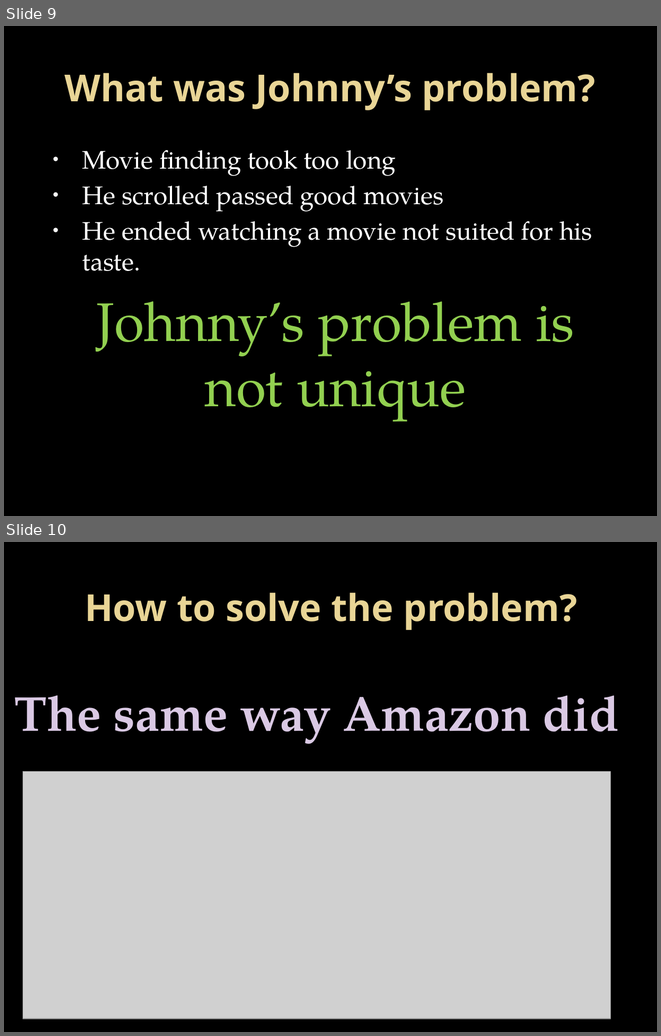
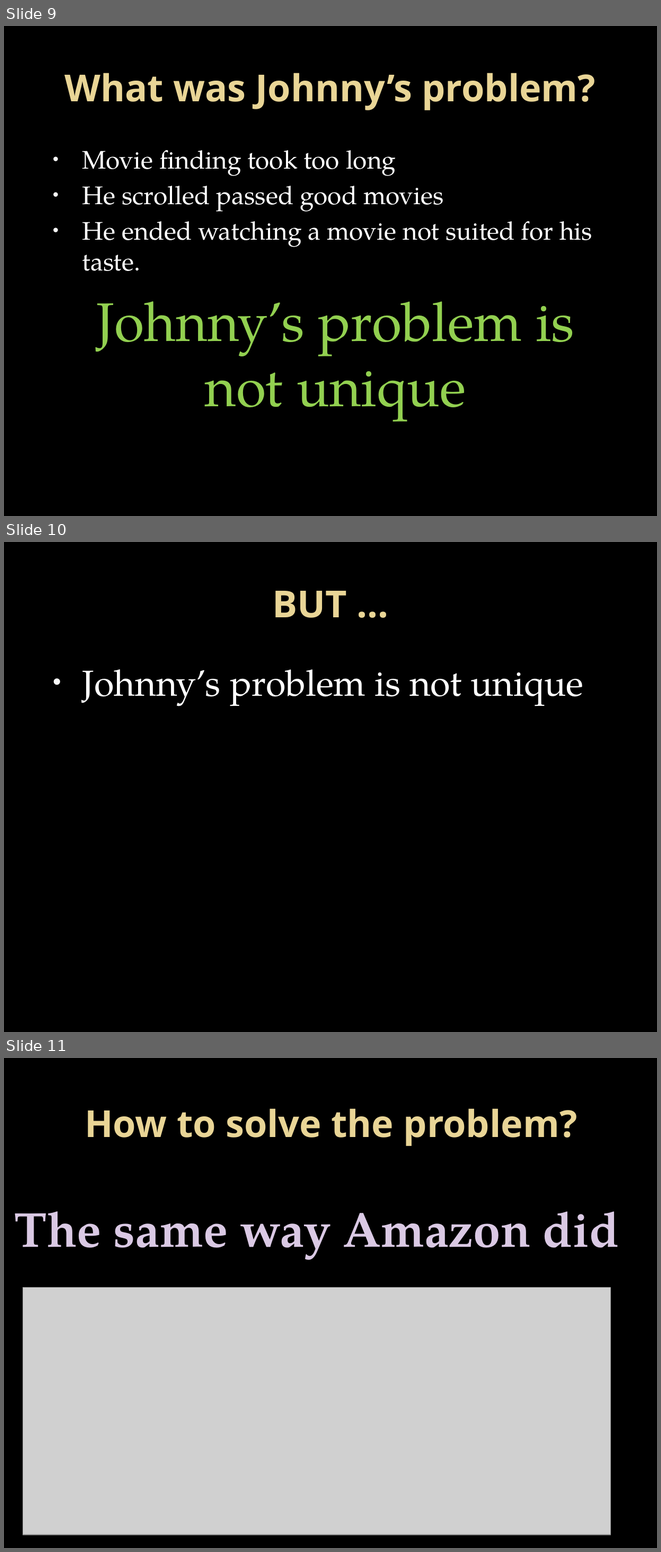
Before and after one commit to stanjaak123/Netflix-Recommender-using-Unsupervised-Machine-Learning-Clustering-, a slide deck: Presentation_slides.pptx. Shown one above the other, each under a label of ours: slides 9 and 10 before the commit, slides 9, 10 and 11 after it. The pictures are 661x1036 and 661x1552 pixels, drawn with LibreOffice and Linux fonts; fonts in the diff are those of the drawing; grey boxes stand for pictures; background and template pictures are left out. Boxes give left, top, right and bottom in pixels: in the first picture for what was removed or moved away, otherwise in the second. Text is boxed around its words. In the diff, an @@ line names an element or a change of style, - is before the commit and + after.

```diff
--- a/Presentation_slides.pptx
+++ b/Presentation_slides.pptx
@@ slide 10 added at [4, 542, 657, 1032], background picture (left out) @@
@@ title added at [272, 591, 347, 618], 41 pt, text gradient #EAD696 to #E7D081, bold @@
+BUT …
@@ text added at [82, 669, 584, 706], 40 pt, text #FFFFFF @@
+• Johnny’s problem is not unique
@@ what was slide 10 is now slide 11 @@
```
Also in this commit, not shown: 6 other slides added, 54 other files.
